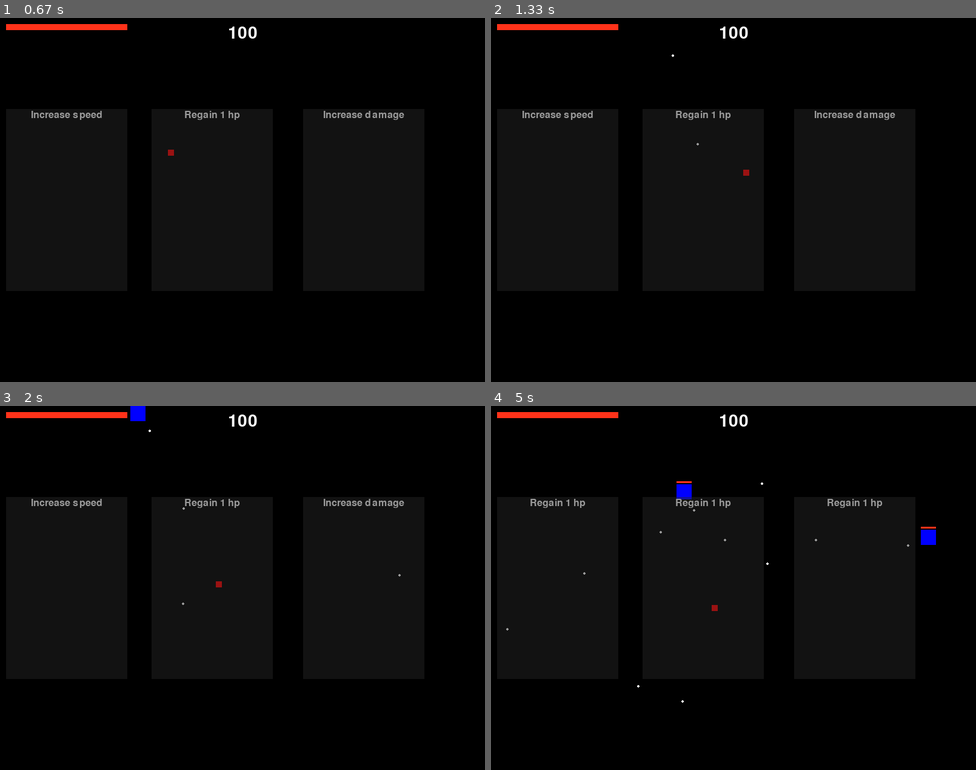
Above: before the commit, frames 1-4 (two rows, left to right).
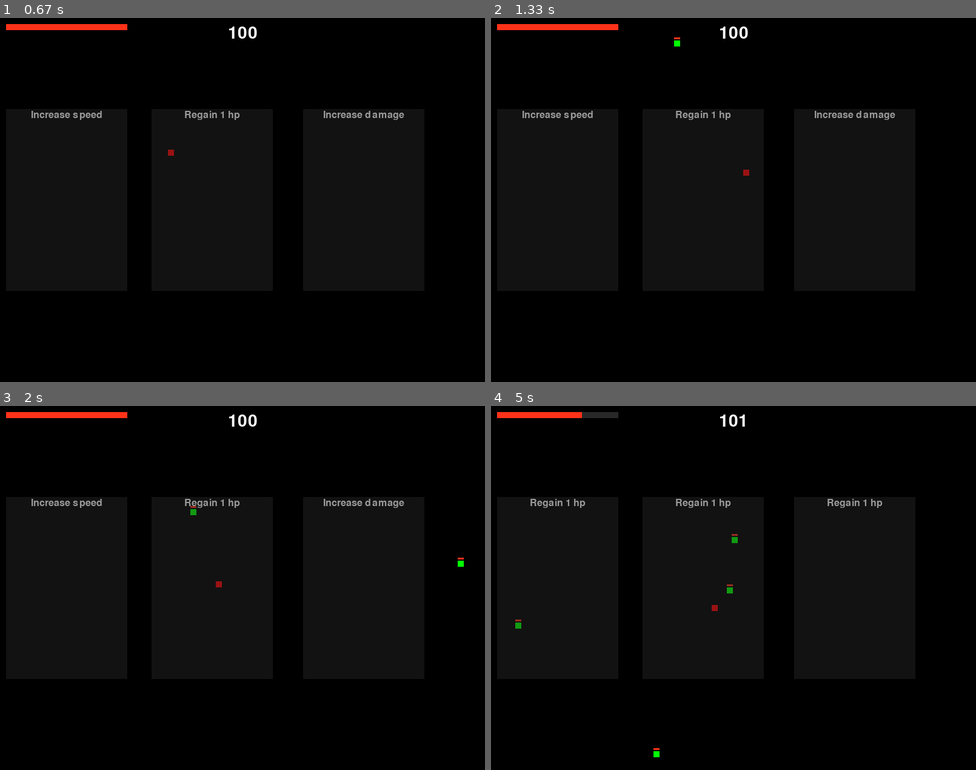
Above: after the commit, the same moments.

Repository: open2dgames/Mon-Premier-Jeu-Pygame-Github
Game: pygame game, started from game.py
The game is run twice, just before and just after one commit, with the same random seed, the same clock (stepped at 60 frames per second) and the same inputs.
Inputs (mouse positions are in pixels of both pictures, inside the frame that each line leads up to):
- Up to frame 1 (0.67 s): hold Right from 0.33 s (still down)
- Up to frame 2 (1.33 s): release Right at 0.8 s; hold Up 0.83-1.13 s; move the mouse to (714, 214) at 0.87 s; hold Right from 1.17 s (still down); move the mouse to (888, 189) at 1.2 s
- Up to frame 3 (2 s): release Right at 1.63 s; hold Left from 1.67 s (still down); move the mouse to (242, 609) at 1.7 s
- Up to frame 4 (5 s): release Left at 2.2 s; click "Increase damage" at 2.28 s; hold Down 2.57-2.87 s; hold Left 2.9-3.3 s; hold Up 3.33-3.7 s; hold Right 3.73-4.37 s; hold Down 4.4-4.77 s; hold Left from 4.8 s (still down)

Frame 1 is identical in both runs. In frame 2, less than 0.1% of the frame differs, in the area x 37-43%, y 5-35%; in frame 3, 0.2%; in frame 4, 0.6%, in the area x 3-92%, y 1-97%.

Commit message:
Update spawner.py

Diff:
--- a/scripts/spawner.py
+++ b/scripts/spawner.py
@@ -11,7 +11,7 @@
 
     spawn_point = (player_pos[0] + radius * math.cos(angle_radians), player_pos[1] + radius * math.sin(angle_radians))
 
-    if game.score > 1:
-        return EnemyShooter(game, spawn_point)
+    #if game.score > 1:
+        #return EnemyShooter(game, spawn_point) --ceci est pour montrer un exemple à la toute fin du tuto
 
     return Enemy(game, spawn_point)
